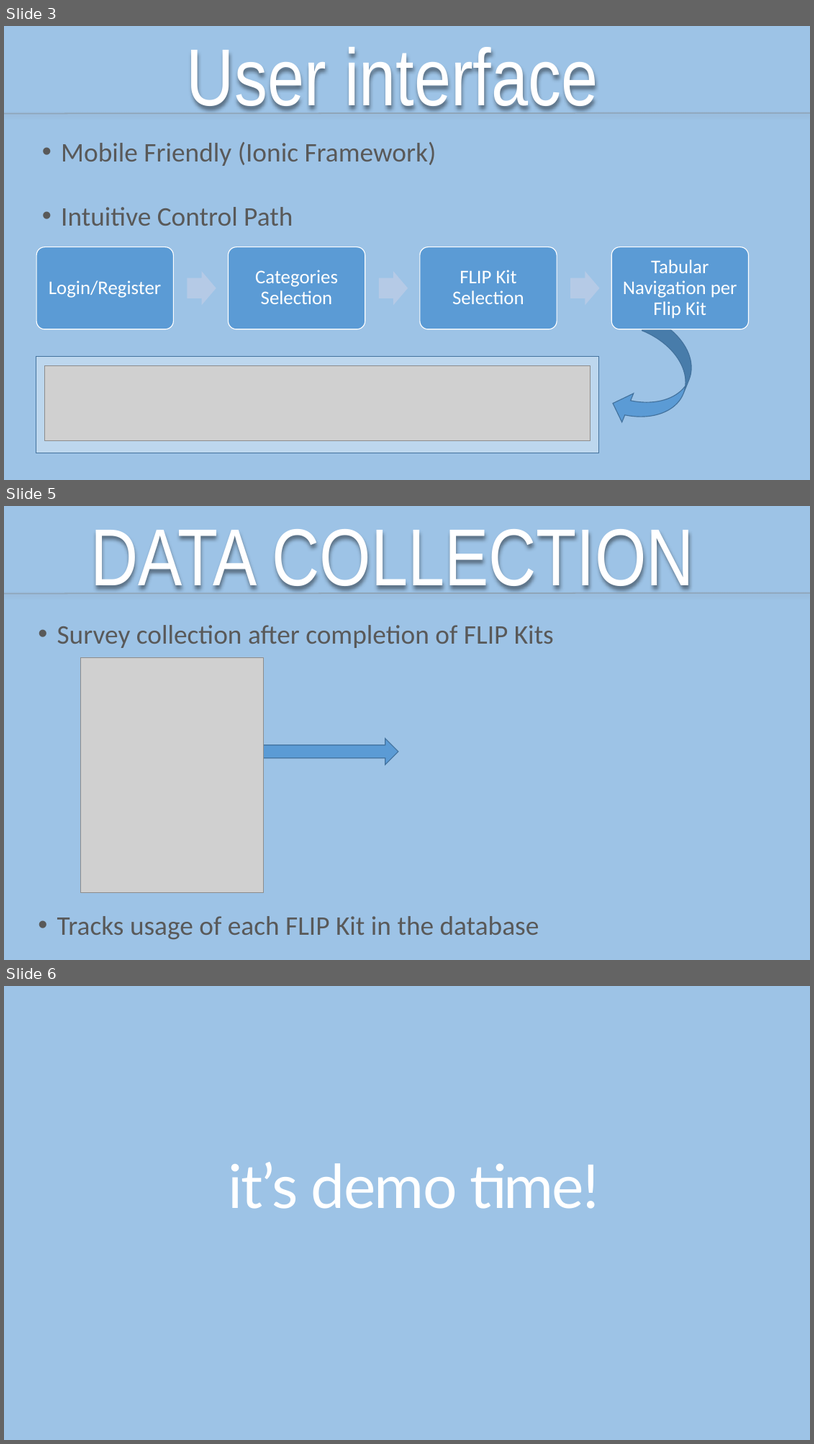
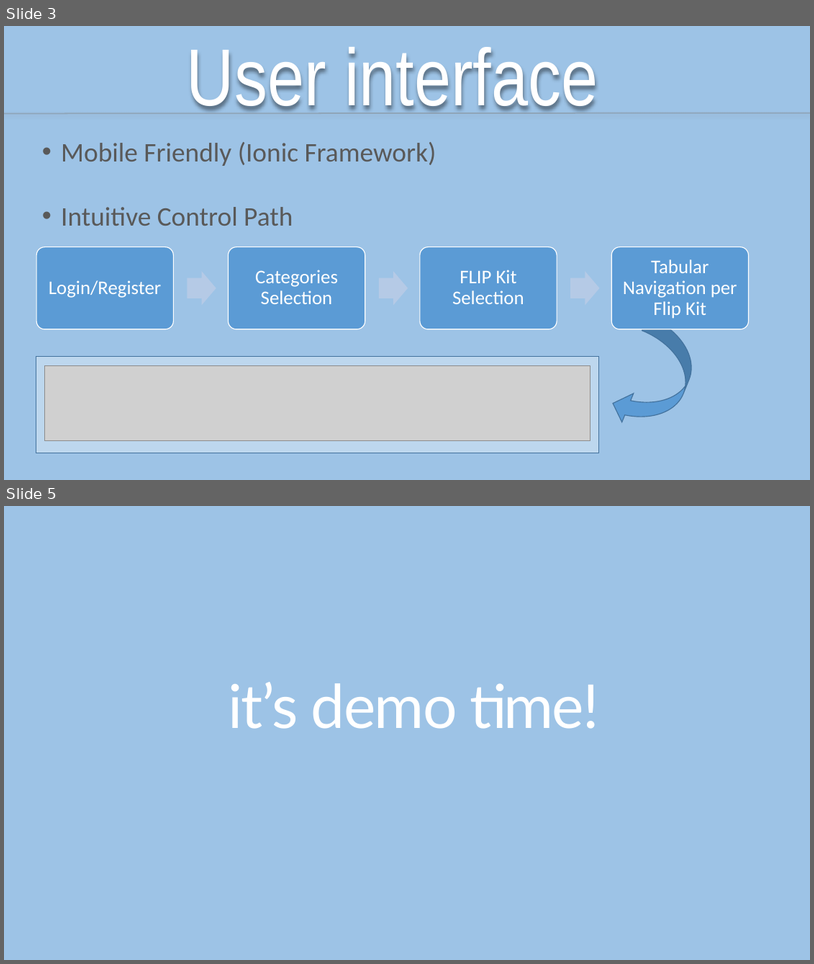
Before and after one commit to Houston2016/team-5, a slide deck: Presentation.pptx. Shown one above the other, each under a label of ours: slides 3, 5 and 6 before the commit, slides 3 and 5 after it; the slides between them are not shown. The pictures are 814x1444 and 814x964 pixels, drawn with LibreOffice and Linux fonts; fonts in the diff are those of the drawing; grey boxes stand for pictures. Boxes give left, top, right and bottom in pixels: in the first picture for what was removed or moved away, otherwise in the second. Text is boxed around its words. In the diff, an @@ line names an element or a change of style, - is before the commit and + after.

```diff
--- a/Presentation.pptx
+++ b/Presentation.pptx
@@ slide 5 removed at (x1=4, y1=506, x2=810, y2=960), background #9DC3E6 @@
@@ title removed at (x1=90, y1=529, x2=694, y2=594) @@
-DATA COLLECTION
@@ line removed from (4, 594) to (810, 593) @@
@@ text removed at (x1=57, y1=625, x2=554, y2=939) @@
-• Survey collection after completion of FLIP Kits
-• Tracks usage of each FLIP Kit in the database
@@ picture removed at (x1=81, y1=657, x2=263, y2=892) @@
@@ right arrow removed at (x1=243, y1=739, x2=399, y2=764) @@
@@ what was slide 6 is now slide 5 @@
```
Also in this commit, not shown: 2 slides changed, 1 other slide removed, 1 other file.
